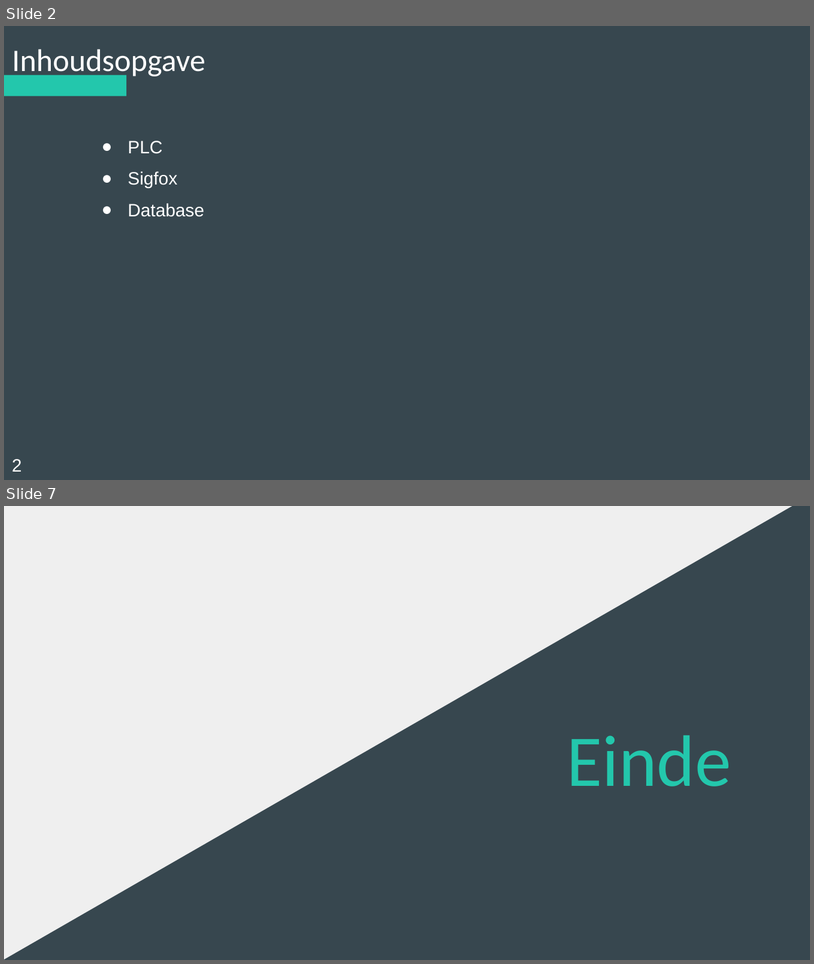
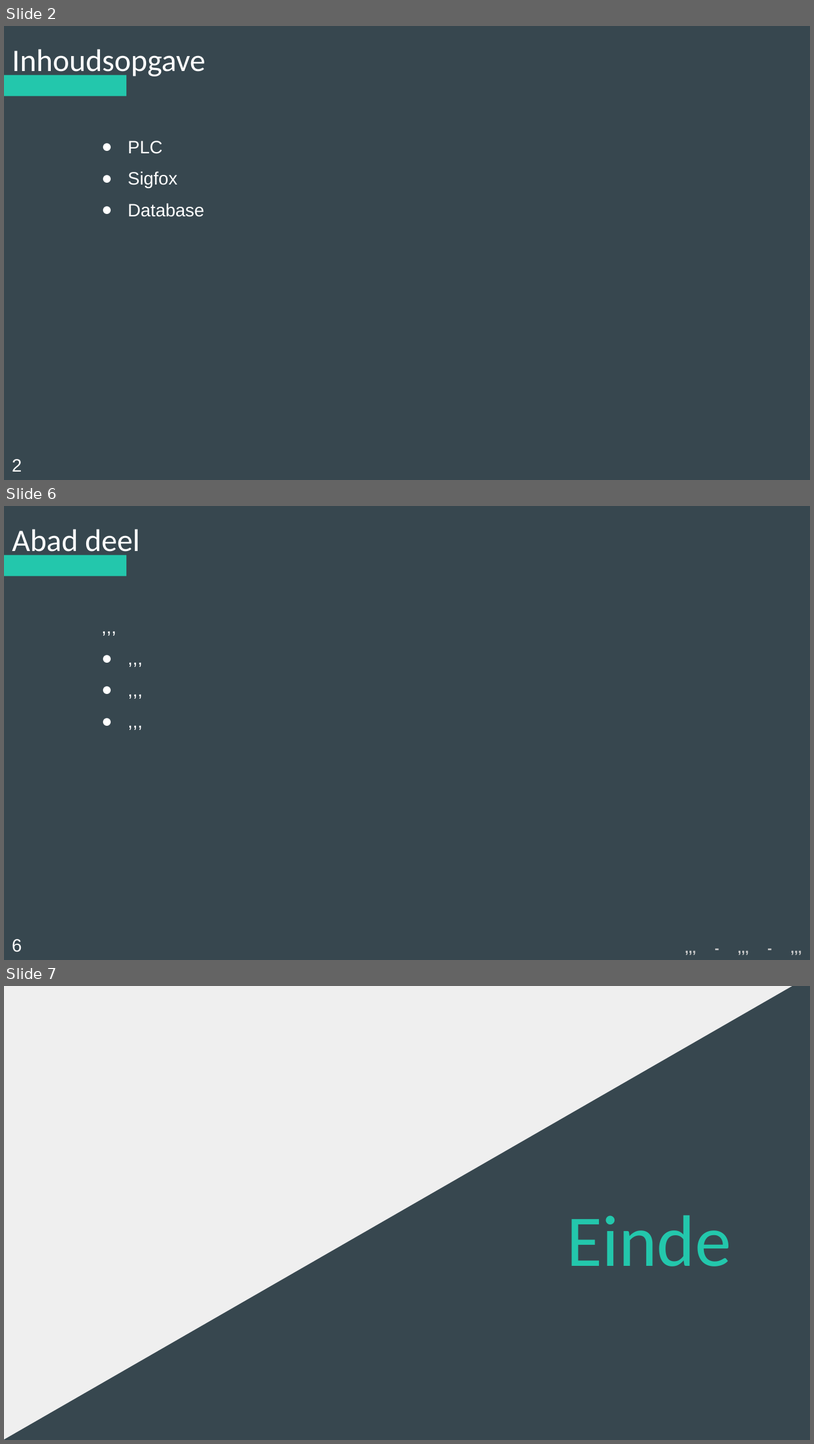
Before and after one commit to Koffiejoe/IA-EnOcean, a slide deck: Presentaties/3Wekelijkse PowerPoint/nieuweppt.pptx. Shown one above the other, each under a label of ours: slides 2 and 7 before the commit, slides 2, 6 and 7 after it; the slides between them are not shown. The pictures are 814x964 and 814x1444 pixels, drawn with LibreOffice and Linux fonts; fonts in the diff are those of the drawing. Boxes give left, top, right and bottom in pixels: in the first picture for what was removed or moved away, otherwise in the second. Text is boxed around its words. In the diff, an @@ line names an element or a change of style, - is before the commit and + after.

```diff
--- a/Presentaties/3Wekelijkse PowerPoint/nieuweppt.pptx
+++ b/Presentaties/3Wekelijkse PowerPoint/nieuweppt.pptx
@@ slide 6 added at box(4, 506, 810, 960), background #37474F; not listed: 1 template element that a slide beside it also shows @@
@@ title added at box(12, 529, 140, 558), 28 pt, text #FFFFFF @@
+Abad deel
@@ subtitle added at box(80, 604, 756, 906), 16 pt, text #FFFFFF @@
+,,,
+● ,,,
+● ,,,
+● ,,,
@@ text added at box(472, 935, 810, 959), 12 pt, text #CCCCCC, bold @@
+,,, - ,,, - ,,,
@@ text added at box(12, 939, 22, 952), 16 pt, text #FFFFFF @@
+6
```
Also in this commit, not shown: 3 slides changed, 1 slide removed.
